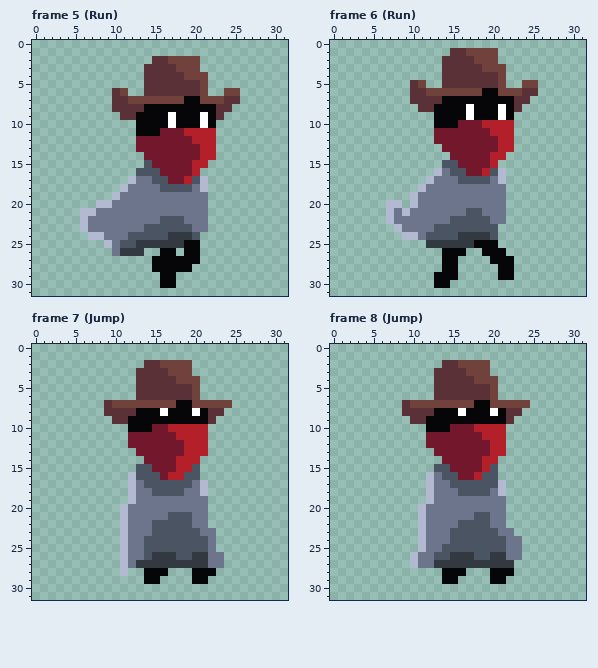
Edited in one commit: pixel-art file (aseprite/player.aseprite). The first picture shows the starting point.
32x32 pixels, 20 frames. Shown: frame 5 (Run), frame 6 (Run), frame 7 (Jump), frame 8 (Jump). The commit also changed other frames, which this record leaves out.
Now the later version:
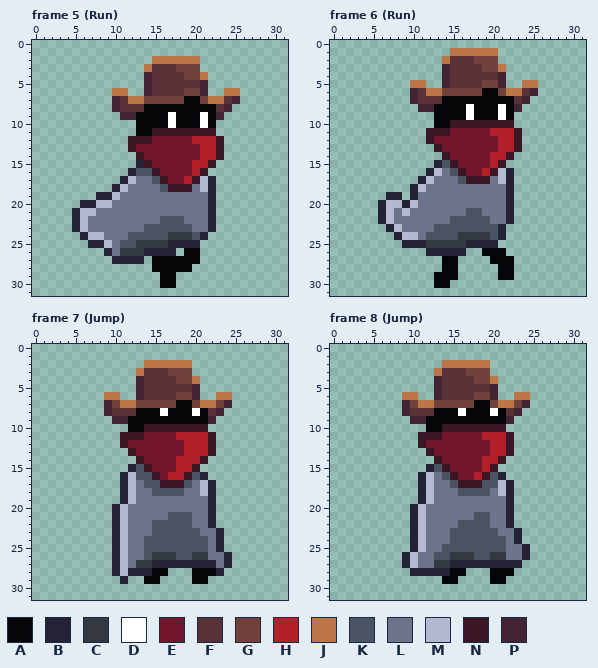
Palette (. is transparent): A #060608  B #242234  C #333941  D #ffffff  E #73172d  F #5b3138  G #71413b  H #b4202a  J #bb7547  K #4a5462  L #6d758d  M #b3b9d1  N #3b1725  P #422433
What changed:
layer "outline" now shown
Changed rows in their new state; - is an unchanged pixel.
Frame 5 (Run), layer "outline":
first column x 5:
 2 ----------JJJJJJ-----
 3 ---------J-----------
 4 ---------P------J----
 5 ---------P------P----
 6 -----JJ--P----GGP--JJ
 7 -----P-JJ--------JJ-P
 8 -----P-------------P-
 9 ------PP----------P--
11 ----------NNNNNNNN---
12 -------NNN--------N--
13 -------N----------N--
14 --------N---------N--
15 --------BN-------N---
16 -------B--N-----N----
17 ------B----N---N-B---
18 -----B------NNN--B---
19 ---BB------------B---
20 -BB--------------B---
21 B----------------B---
22 B----------------B---
23 B----------------B---
24 -B--------------B----
25 --BB--------BBBB-----
26 ----B----BBBB--------
27 -----BBBB------------
Frame 6 (Run), layer "outline":
first column x 6:
 1 ---------JJJJJJ-----
 2 --------J-----------
 3 --------P------J----
 4 --------P------P----
 5 ----JJ--P----GGP--JJ
 6 ----P-JJ--------JJ-P
 7 ----P-------------P-
 8 -----PP----------P--
10 ---------NNNNNNNN---
11 ------NNN--------N--
12 ------N----------N--
13 -------N---------N--
14 --------N-------N---
15 -------B-N-----N----
16 ------B---N---N-B---
17 -----B-----NNN--B---
18 ----B-----------B---
19 -BB-B-----------B---
20 B--B------------B---
21 B---------------B---
22 B---------------B---
23 -B-------------B----
24 --B------------B----
25 ---BBB-----BBBB-----
26 ------BBBBB---------
Frame 7 (Jump), layer "outline":
first column x 9:
 2 -----JJJJJJ-----
 3 ----J-----------
 4 ----P------J----
 5 ----P------P----
 6 JJ--P----GGP--JJ
 7 P-JJ--------JJ-P
 8 P-------------P-
 9 -PP----------P--
10 -----NNNNNNNN---
11 --NNN--------N--
12 --N----------N--
13 ---N---------N--
14 ----N-------N---
15 ---B-N-----N----
16 --B---N---N-B---
17 --B----NNN---B--
18 --B----------B--
19 --B----------B--
20 -B-----------B--
21 -B-----------B--
22 -B-----------B--
23 -B------------B-
24 -B------------B-
25 -B------------B-
26 -B-------------B
27 -B----BBBBBBBB-B
28 -B-BBB--------B-
29 --B-------------
Frame 8 (Jump), layer "outline":
first column x 9:
 2 -----JJJJJJ-----
 3 ----J-----------
 4 ----P------J----
 5 ----P------P----
 6 JJ--P----GGP--JJ
 7 P-JJ--------JJ-P
 8 P-------------P-
 9 -PP----------P--
10 -----NNNNNNNN---
11 --NNN--------N--
12 --N----------N--
13 ---N---------N--
14 ----N-------N---
15 ---B-N-----N----
16 --B---N---N-B---
17 --B----NNN---B--
18 --B----------B--
19 --B----------B--
20 -B-----------B--
21 -B-----------B--
22 -B-----------B--
23 -B------------B-
24 -B------------B-
25 -B-------------B
26 B--------------B
27 B-----BBBBBBBBB-
28 -BBBBB----------
Where, in picture pixels (left, top, right, bottom), the same in both pictures:
changed: (72, 56, 240, 264)
changed: (378, 48, 538, 256)
changed: (104, 360, 232, 584)
changed: (402, 360, 530, 576)
